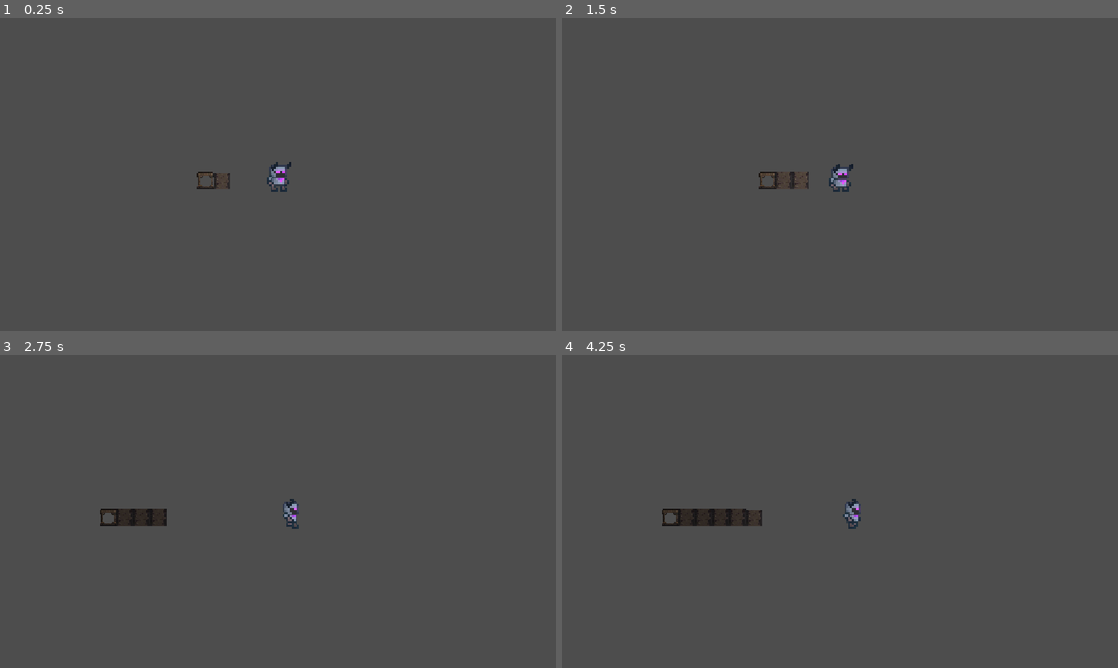
Above: before the commit, frames 1-4 (two rows, left to right).
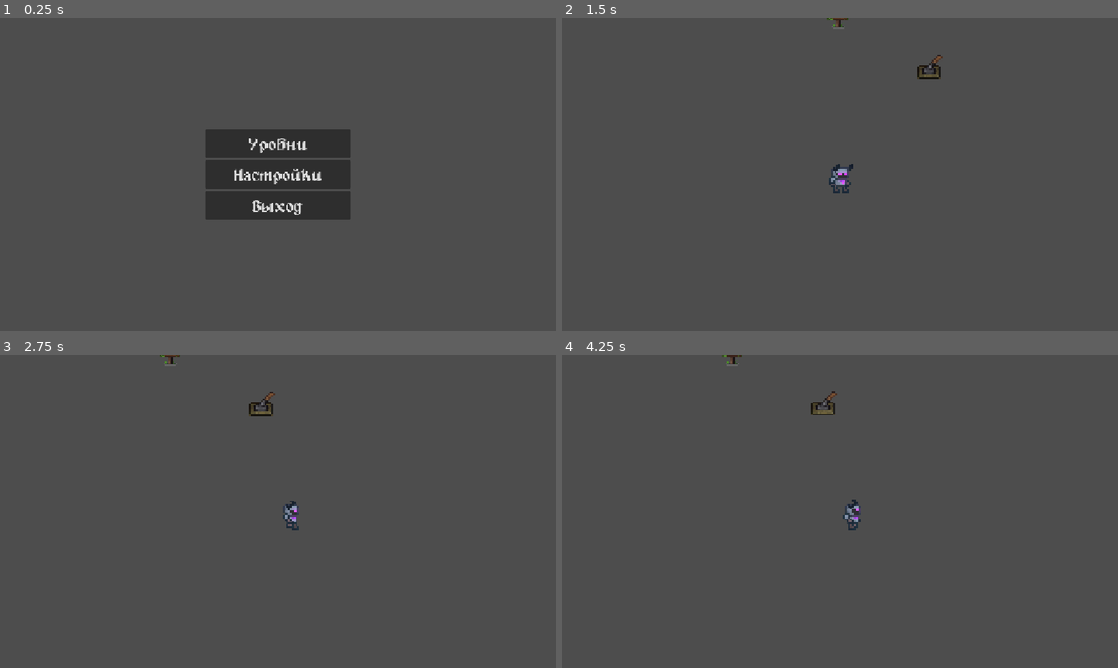
Above: after the commit, the same moments.

Repository: Fer1zon/Labirint-with-Dima
Game: Godot game, scene res://scenes/main_menu.tscn
Two runs of this game, one before a commit and one after it. Both use one fixed random seed, a clock stepped at 60 frames per second and the inputs below. Before the commit the project starts from res://scenes/levels/location_2/base_level_scene_location_2.tscn. Sound files missing from this copy of the repository are replaced by a short silence.
Inputs (mouse positions are in pixels of both pictures, inside the frame that each line leads up to):
- Up to frame 1 (0.25 s): no input
- Up to frame 2 (1.5 s): click (840, 143) at 0.5 s, where only the run after the commit has a clickable "Уровни"; click (756, 196) at 1.25 s, where only the run after the commit has a clickable "0"
- Up to frame 3 (2.75 s): hold D (walkRight) from 2.03 s (still down); hold E (interaction) from 2.03 s (still down)
- Up to frame 4 (4.25 s): release D (walkRight) at 2.78 s; release E (interaction) at 2.78 s; hold A (walkLeft) 2.78-3.53 s; tap S (walkBottom) at 2.85 s; hold D (walkRight) from 3.53 s (still down); tap W (walkTop) at 3.6 s

The runs differ from the first frame. In frame 1, 6.9% of the frame differs, in the area x 35-63%, y 35-65%; in frame 2, 0.5%; in frame 3, 1.0%; in frame 4, 1.3%.

Commit message:
fix 1-2 level

Diff:
--- a/project.godot
+++ b/project.godot
@@ -12,7 +12,7 @@
 
 config/name="Лабиринт с димой"
 config/version="1.0"
-run/main_scene="uid://nap7jq2jwmvo"
+run/main_scene="uid://dnikf5kd6hyu"
 config/features=PackedStringArray("4.5", "GL Compatibility")
 boot_splash/show_image=false
 config/icon="uid://hw0qosbh4d7a"
--- a/scenes/candle.tscn
+++ b/scenes/candle.tscn
@@ -26,8 +26,8 @@
 linear_accel_max = 5.0
 radial_accel_min = -18.0
 radial_accel_max = 22.0
-scale_min = 0.5
-scale_max = 2.8
+scale_min = 0.19999999
+scale_max = 1.5
 color = Color(0.779291, 0.779291, 0.779291, 1)
 color_ramp = SubResource("GradientTexture1D_j6qyb")
 turbulence_enabled = true
@@ -39,7 +39,7 @@
 
 [node name="Sprite2D" type="Sprite2D" parent="."]
 light_mask = 2
-scale = Vector2(1.5, 1.5)
+scale = Vector2(0.5, 0.5)
 texture = ExtResource("1_ybelu")
 hframes = 8
 vframes = 8
@@ -47,7 +47,7 @@
 
 [node name="PointLight2D" type="PointLight2D" parent="."]
 light_mask = 2
-position = Vector2(1, -3)
+position = Vector2(0, -1)
 scale = Vector2(0.5, 0.5)
 color = Color(1, 0.802, 0.46, 1)
 energy = 0.8
@@ -55,11 +55,12 @@
 shadow_enabled = true
 shadow_item_cull_mask = 3
 texture = ExtResource("2_j6qyb")
+texture_scale = 0.52
 
 [node name="GPUParticles2D" type="GPUParticles2D" parent="."]
 light_mask = 2
 material = SubResource("CanvasItemMaterial_ybelu")
-position = Vector2(0, 1)
+position = Vector2(-0.565, 2.605)
 amount = 16
 lifetime = 0.75
 speed_scale = 0.7
--- a/scenes/dart_thrower/dart.tscn
+++ b/scenes/dart_thrower/dart.tscn
@@ -4,7 +4,7 @@
 [ext_resource type="Texture2D" uid="uid://cmhkde8c3du53" path="res://assets/tilemaps/location_1/Портал, шипы и тд.png" id="2_vynj6"]
 
 [sub_resource type="RectangleShape2D" id="RectangleShape2D_er84i"]
-size = Vector2(18, 4.445)
+size = Vector2(8, 2)
 
 [sub_resource type="Animation" id="Animation_vynj6"]
 length = 0.001
@@ -84,7 +84,7 @@
 "times": PackedFloat32Array(1.49012e-08, 0.133333, 0.3),
 "transitions": PackedFloat32Array(1, 1, 1),
 "update": 0,
-"values": [Vector2(0, 0), Vector2(-14, -6), Vector2(-29, -5)]
+"values": [Vector2(0, 0), Vector2(-7, -6), Vector2(-18, -5)]
 }
 tracks/2/type = "value"
 tracks/2/imported = false
@@ -145,7 +145,6 @@
 
 [node name="Sprite2D" type="Sprite2D" parent="."]
 light_mask = 2
-scale = Vector2(2.25, 2.25)
 texture = ExtResource("2_vynj6")
 flip_v = true
 hframes = 8
--- a/scenes/dart_thrower/dart_thrower.tscn
+++ b/scenes/dart_thrower/dart_thrower.tscn
@@ -8,11 +8,10 @@
 script = ExtResource("1_4o0mu")
 
 [node name="Sprite2D" type="Sprite2D" parent="."]
-scale = Vector2(2.25, 2.25)
 texture = ExtResource("1_gnrpv")
 hframes = 8
 vframes = 8
 frame = 13
 
 [node name="direction_point" type="Node2D" parent="."]
-position = Vector2(-12, 0)
+position = Vector2(-6, 0)
--- a/scenes/exit_portal.tscn
+++ b/scenes/exit_portal.tscn
@@ -6,7 +6,7 @@
 [ext_resource type="AudioStream" uid="uid://d3d6dkto0e7gh" path="res://sounds/location_1/ambient/Ambience_Armory.wav" id="4_asl8k"]
 
 [sub_resource type="RectangleShape2D" id="RectangleShape2D_uyw7u"]
-size = Vector2(40, 40)
+size = Vector2(18, 18)
 
 [sub_resource type="Animation" id="Animation_ebcv0"]
 length = 0.001
@@ -248,7 +248,7 @@
 [sub_resource type="ParticleProcessMaterial" id="ParticleProcessMaterial_qu86f"]
 emission_shape_scale = Vector3(6, 6, 1)
 emission_shape = 3
-emission_box_extents = Vector3(-20, 20, 20)
+emission_box_extents = Vector3(-7, 7, 20)
 gravity = Vector3(0, -10, 0)
 radial_accel_min = -2.23517e-06
 radial_accel_max = 10.0
@@ -277,7 +277,6 @@
 
 [node name="Sprite2D" type="Sprite2D" parent="."]
 light_mask = 2
-scale = Vector2(2.5, 2.5)
 texture = ExtResource("2_uyw7u")
 hframes = 8
 vframes = 8
@@ -311,6 +310,7 @@
 scale = Vector2(0.125662, 0.125662)
 emitting = false
 lifetime = 2.0
+visibility_rect = Rect2(-75, -75, 150, 150)
 process_material = SubResource("ParticleProcessMaterial_qu86f")
 
 [node name="AudioStreamPlayer2D" type="AudioStreamPlayer2D" parent="."]
--- a/scenes/levels/location_1/base_level_scene.tscn
+++ b/scenes/levels/location_1/base_level_scene.tscn
@@ -8,11 +8,11 @@
 metadata/level_number = -1
 
 [node name="Dark" type="CanvasModulate" parent="."]
+visible = false
 z_as_relative = false
 color = Color(0, 0, 0, 1)
 
 [node name="walls_and_roads" type="TileMapLayer" parent="."]
-scale = Vector2(2.5, 2.5)
 tile_map_data = PackedByteArray("AAAAAAAAAQAEAAEAEgAAABAAAQAEAAEAEgAcABAAAQAEAAEAEgAcAAAAAQAEAAEAEgABAAAAAQAEAAEAEgACAA …(91792 unchanged characters)…
 tile_set = ExtResource("1_b1oem")
 
--- a/scenes/levels/location_1/level_1.tscn
+++ b/scenes/levels/location_1/level_1.tscn
@@ -20,62 +20,62 @@
 tile_map_data = PackedByteArray("AAAAAAAAAQADAAAAAAAAABAAAQADAAIAAAAcABAAAQAFAAIAAAAcAAAAAQAFAAAAAAABAAAAAQAEAAAAAAACAA …(23984 unchanged characters)…
 
 [node name="Player" parent="." index="3" instance=ExtResource("3_dga24")]
-position = Vector2(184, 499)
+position = Vector2(86, 214)
 
 [node name="exit_portal" parent="." index="4" instance=ExtResource("7_dnkej")]
-position = Vector2(100, 182)
+position = Vector2(53, 75)
 
 [node name="portal_toggle" parent="." index="5" node_paths=PackedStringArray("switch_object") instance=ExtResource("3_oc4kc")]
-position = Vector2(1099, 379)
+position = Vector2(438.00003, 153)
 switch_object = [NodePath("../exit_portal")]
 
 [node name="throns2" parent="throns" index="0" instance=ExtResource("6_iav0o")]
-position = Vector2(300, 541)
+position = Vector2(121, 216)
 
 [node name="throns3" parent="throns" index="1" instance=ExtResource("6_iav0o")]
-position = Vector2(221, 304)
+position = Vector2(88, 119)
 
 [node name="throns4" parent="throns" index="2" instance=ExtResource("6_iav0o")]
-position = Vector2(221, 380)
+position = Vector2(88, 151)
 enabled = false
 
 [node name="toggle" parent="toggles" index="0" node_paths=PackedStringArray("switch_object") instance=ExtResource("2_sk5k4")]
-position = Vector2(258, 502)
+position = Vector2(103.00001, 215.00002)
 switch_object = [NodePath("../../throns/throns2")]
 
 [node name="toggle2" parent="toggles" index="1" node_paths=PackedStringArray("switch_object") instance=ExtResource("2_sk5k4")]
-position = Vector2(379, 539)
+position = Vector2(182, 214)
 switch_object = [NodePath("../../throns/throns2"), NodePath("../../dart_throws/dart_thrower")]
 
 [node name="toggle3" parent="toggles" index="2" node_paths=PackedStringArray("switch_object") instance=ExtResource("2_sk5k4")]
-position = Vector2(184, 418)
+position = Vector2(103, 165)
 switch_object = [NodePath("../../throns/throns3"), NodePath("../../throns/throns4")]
 
 [node name="toggle4" parent="toggles" index="3" node_paths=PackedStringArray("switch_object") instance=ExtResource("2_sk5k4")]
-position = Vector2(258, 418)
+position = Vector2(73, 166)
 switch_object = [NodePath("../../throns/throns4")]
 
 [node name="candle" parent="candles" index="0" instance=ExtResource("6_oc4kc")]
-position = Vector2(536, 616)
+position = Vector2(345, 242)
 
 [node name="candle2" parent="candles" index="1" instance=ExtResource("6_oc4kc")]
-position = Vector2(820, 301)
+position = Vector2(328, 117)
 
 [node name="candle3" parent="candles" index="2" instance=ExtResource("6_oc4kc")]
-position = Vector2(460, 330)
+position = Vector2(184, 134)
 
 [node name="dart_thrower" parent="dart_throws" index="0" instance=ExtResource("2_dga24")]
-position = Vector2(802, 541)
+position = Vector2(319, 216)
 dart_speed = 450.0
 
 [node name="tablet" parent="tablets" index="0" instance=ExtResource("6_sk5k4")]
-position = Vector2(177, 581)
+position = Vector2(72, 200)
 internal_text = "Привет дружище. Тебе предстоит выбраться отсюда в одиночку. Где то в лабиринте находиться портал за которым тебя жду я. Поторопись, и будь осторожен."
 
 [node name="tablet2" parent="tablets" index="1" instance=ExtResource("6_sk5k4")]
-position = Vector2(60, 182)
+position = Vector2(27, 75)
 internal_text = "Найди способ активировать этот портал"
 
 [node name="tablet3" parent="tablets" index="2" instance=ExtResource("6_sk5k4")]
-position = Vector2(259, 542)
+position = Vector2(72, 231)
 internal_text = "Рычаги управляют объектами к которым он подсоединен. Я тебя предупредил)"
--- a/scenes/levels/location_1/level_2.tscn
+++ b/scenes/levels/location_1/level_2.tscn
@@ -15,42 +15,44 @@
 [node name="base_level_scene" instance=ExtResource("1_qpwj6")]
 metadata/level_number = 2
 
+[node name="Dark" parent="." index="0"]
+visible = true
+
 [node name="walls_and_roads" parent="." index="1"]
 tile_map_data = PackedByteArray("AAAAAAAAAQAEAAEAEgAAABAAAQAEAAEAEgAcABAAAQAEAAEAEgAcAAAAAQAEAAEAEgABAAAAAQAEAAIAAAACAA …(30448 unchanged characters)…
 
 [node name="throns3" parent="throns" index="0" instance=ExtResource("2_ibugp")]
-position = Vector2(180, 142)
+position = Vector2(71, 57)
 enabled = false
 
 [node name="throns2" parent="throns" index="1" instance=ExtResource("2_ibugp")]
 position = Vector2(419, 221)
 
 [node name="throns4" parent="throns" index="2" instance=ExtResource("2_ibugp")]
-position = Vector2(141, 259)
+position = Vector2(56, 103)
 
 [node name="throns" parent="throns" index="3" instance=ExtResource("2_ibugp")]
-position = Vector2(102, 222)
+position = Vector2(169, 88)
 
 [node name="throns5" parent="throns" index="4" instance=ExtResource("2_ibugp")]
-position = Vector2(60, 146)
+position = Vector2(24, 39)
 
 [node name="throns6" parent="throns" index="5" instance=ExtResource("2_ibugp")]
-position = Vector2(139, 341)
+position = Vector2(56, 137)
 
 [node name="throns7" parent="throns" index="6" instance=ExtResource("2_ibugp")]
-position = Vector2(580, 542)
+position = Vector2(216, 216)
 enabled = false
 
 [node name="throns8" parent="throns" index="7" instance=ExtResource("2_ibugp")]
-position = Vector2(61, 60)
+position = Vector2(24, 71)
 
 [node name="toggle" parent="toggles" index="0" node_paths=PackedStringArray("switch_object") instance=ExtResource("3_8qukl")]
 position = Vector2(458, 218)
 switch_object = [NodePath("../../dart_throws/dart_thrower"), NodePath("../../throns/throns2")]
 
 [node name="pressure_plate" parent="toggles" index="1" node_paths=PackedStringArray("switch_objects", "delay_press") instance=ExtResource("4_3p04p")]
-position = Vector2(142, 141)
-scale = Vector2(1.249, 1.249)
+position = Vector2(56.000004, 56.000008)
 switch_objects = [NodePath("../../throns/throns3")]
 delay_press = NodePath("Timer")
 
@@ -59,31 +61,30 @@
 one_shot = true
 
 [node name="toggle2" parent="toggles" index="2" node_paths=PackedStringArray("switch_object") instance=ExtResource("3_8qukl")]
-position = Vector2(102, 57)
+position = Vector2(184, 101)
 switch_object = [NodePath("../../throns/throns")]
 
 [node name="toggle3" parent="toggles" index="3" node_paths=PackedStringArray("switch_object") instance=ExtResource("3_8qukl")]
-position = Vector2(61, 214)
+position = Vector2(41, 23)
 switch_object = [NodePath("../../throns/throns4"), NodePath("../../throns/throns8")]
 
 [node name="pressure_plate2" parent="toggles" index="4" node_paths=PackedStringArray("switch_objects") instance=ExtResource("4_3p04p")]
-position = Vector2(139, 295)
+position = Vector2(56, 120)
 switch_objects = [NodePath("../../throns/throns4"), NodePath("../../throns/throns6")]
 oneshot = true
 
 [node name="toggle4" parent="toggles" index="5" node_paths=PackedStringArray("switch_object") instance=ExtResource("3_8qukl")]
-position = Vector2(459, 340)
+position = Vector2(183, 135)
 switch_object = [NodePath("../../throns/throns7")]
 oneshot = true
 
 [node name="pressure_plate3" parent="toggles" index="6" node_paths=PackedStringArray("switch_objects") instance=ExtResource("4_3p04p")]
-position = Vector2(380, 299)
+position = Vector2(88, 135)
 switch_objects = [NodePath("../../traps_timers/signal_timer")]
 oneshot = true
 
 [node name="pressure_plate4" parent="toggles" index="7" node_paths=PackedStringArray("switch_objects") instance=ExtResource("4_3p04p")]
-position = Vector2(461, 540)
-scale = Vector2(1.272, 1.272)
+position = Vector2(183, 215.99998)
 switch_objects = [NodePath("../../dart_throws/dart_thrower4"), NodePath("../../throns/throns7")]
 
 [node name="candle" parent="candles" index="0" instance=ExtResource("5_qsp8v")]
@@ -93,56 +94,56 @@
 position = Vector2(618, 537)
 
 [node name="dart_thrower" parent="dart_throws" index="0" instance=ExtResource("6_nt80m")]
-position = Vector2(561, 221)
+position = Vector2(222, 86)
 dart_speed = 350.0
 
 [node name="dart_thrower2" parent="dart_throws" index="1" instance=ExtResource("6_nt80m")]
-position = Vector2(259, 282)
+position = Vector2(103, 113)
 rotation = -1.5708
 
 [node name="dart_thrower3" parent="dart_throws" index="2" instance=ExtResource("6_nt80m")]
-position = Vector2(339, 282)
+position = Vector2(135, 113)
 rotation = -1.5708
 
 [node name="dart_thrower4" parent="dart_throws" index="3" instance=ExtResource("6_nt80m")]
-position = Vector2(202, 541)
+position = Vector2(82, 215)
 rotation = -3.14159
-dart_speed = 180.0
+dart_speed = 80.0
 
 [node name="dart_thrower5" parent="dart_throws" index="4" instance=ExtResource("6_nt80m")]
-position = Vector2(340, 484)
+position = Vector2(136, 195)
 rotation = -1.5708
 
 [node name="dart_thrower6" parent="dart_throws" index="5" instance=ExtResource("6_nt80m")]
-position = Vector2(420, 484)
+position = Vector2(168, 194)
 rotation = -1.5708
 
 [node name="dart_thrower7" parent="dart_throws" index="6" instance=ExtResource("6_nt80m")]
-position = Vector2(500, 484)
+position = Vector2(200, 194)
 rotation = -1.5708
 
 [node name="dart_thrower8" parent="dart_throws" index="7" instance=ExtResource("6_nt80m")]
-position = Vector2(340, 598)
+position = Vector2(136, 237)
 rotation = 1.5708
 
 [node name="dart_thrower9" parent="dart_throws" index="8" instance=ExtResource("6_nt80m")]
-position = Vector2(420, 598)
+position = Vector2(168, 237)
 rotation = 1.5708
 
 [node name="dart_thrower10" parent="dart_throws" index="9" instance=ExtResource("6_nt80m")]
-position = Vector2(500, 598)
+position = Vector2(200, 237)
 rotation = 1.5708
 
 [node name="tablet" parent="tablets" index="0" instance=ExtResource("8_nt80m")]
-position = Vector2(381, 220)
+position = Vector2(198.00003, 53.000015)
 internal_text = "Этот уровень подземелья куда загадочнее чем прошлый. Просто так на следущий не поппасть. Попробуй поискать сокрытое"
 
 [node name="tablet2" parent="tablets" index="1" instance=ExtResource("8_nt80m")]
-position = Vector2(60, 103)
+position = Vector2(23.000004, 55)
 internal_text = "Возможно та пластина за шипами скрывает то что тебе нужно?"
 
 [node name="Player" parent="." index="8" instance=ExtResource("8_qsp8v")]
-position = Vector2(453, 381)
+position = Vector2(217, 39.999996)
 
 [node name="signal_timer" parent="traps_timers" index="0" node_paths=PackedStringArray("switch_object") instance=ExtResource("9_3p04p")]
 wait_time = 0.8
@@ -154,11 +155,11 @@
 switch_object = [NodePath("../../dart_throws/dart_thrower5"), NodePath("../../dart_throws/dart_thrower6"), NodePath("../../dart_throws/dart_thrower7"), NodePath("../../dart_throws/dart_thrower8"), NodePath("../../dart_throws/dart_thrower9"), NodePath("../../dart_throws/dart_thrower10")]
 
 [node name="exit_portal" parent="." index="10" instance=ExtResource("3_3p04p")]
-position = Vector2(620, 343)
+position = Vector2(247, 136)
 
 [node name="portal_toggle" parent="." index="11" node_paths=PackedStringArray("switch_object") instance=ExtResource("10_qsp8v")]
-position = Vector2(618, 417)
+position = Vector2(246, 168.00003)
 switch_object = [NodePath("../exit_portal")]
 
 [node name="exit_portal2" parent="." index="12" instance=ExtResource("3_3p04p")]
-position = Vector2(542, 61)
+position = Vector2(216, 23)
--- a/scenes/player.tscn
+++ b/scenes/player.tscn
@@ -5,8 +5,8 @@
 [ext_resource type="Texture2D" uid="uid://bme2o02lye8al" path="res://assets/lights/2d_lights.webp" id="3_qhqgy"]
 
 [sub_resource type="CapsuleShape2D" id="CapsuleShape2D_g2els"]
-radius = 12.0
-height = 26.0
+radius = 7.0
+height = 16.0
 
 [sub_resource type="AtlasTexture" id="AtlasTexture_qlg0r"]
 atlas = ExtResource("3_dqkch")
@@ -221,7 +221,7 @@
 }]
 
 [sub_resource type="RectangleShape2D" id="RectangleShape2D_g2els"]
-size = Vector2(18, 6)
+size = Vector2(10, 3)
 
 [sub_resource type="Animation" id="Animation_wuok7"]
 length = 0.001
@@ -262,6 +262,7 @@
 
 [node name="Player" type="CharacterBody2D"]
 z_index = 1
+scale = Vector2(0.8, 0.8)
 collision_mask = 70
 script = ExtResource("1_g2els")
 
@@ -275,13 +276,14 @@
 shadow_filter_smooth = 1.4
 shadow_item_cull_mask = 3
 texture = ExtResource("3_qhqgy")
+texture_scale = 0.5
 
 [node name="CollisionShape2D" type="CollisionShape2D" parent="."]
-position = Vector2(0, 4)
+position = Vector2(0, 3)
 shape = SubResource("CapsuleShape2D_g2els")
 
 [node name="Camera2D" type="Camera2D" parent="."]
-zoom = Vector2(2.2, 2.2)
+zoom = Vector2(4.725, 4.725)
 limit_left = -1112
 limit_top = -874
 limit_right = 2350
@@ -297,10 +299,9 @@
 
 [node name="AnimatedSprite2D" type="AnimatedSprite2D" parent="."]
 position = Vector2(0, 2.0000002)
-scale = Vector2(1.7500001, 1.7500001)
 sprite_frames = SubResource("SpriteFrames_qlg0r")
 animation = &"walk_top"
-frame_progress = 0.5167459
+frame_progress = 0.7432497
 
 [node name="legs" type="CharacterBody2D" parent="."]
 position = Vector2(1, 0)
@@ -308,7 +309,7 @@
 collision_mask = 40
 
 [node name="CollisionShape2D" type="CollisionShape2D" parent="legs"]
-position = Vector2(-1, 13)
+position = Vector2(-1, 8.5)
 shape = SubResource("RectangleShape2D_g2els")
 
 [node name="AnimationPlayer" type="AnimationPlayer" parent="."]
--- a/scenes/tablet.tscn
+++ b/scenes/tablet.tscn
@@ -9,6 +9,33 @@
 
 [sub_resource type="CanvasItemMaterial" id="CanvasItemMaterial_jwrmr"]
 light_mode = 1
+
+[sub_resource type="Animation" id="Animation_5ctd3"]
+length = 0.001
+tracks/0/type = "value"
+tracks/0/imported = false
+tracks/0/enabled = true
+tracks/0/path = NodePath("Label:position")
+tracks/0/interp = 1
+tracks/0/loop_wrap = true
+tracks/0/keys = {
+"times": PackedFloat32Array(0),
+"transitions": PackedFloat32Array(1),
+"update": 0,
+"values": [Vector2(0, 0)]
+}
+tracks/1/type = "value"
+tracks/1/imported = false
+tracks/1/enabled = true
+tracks/1/path = NodePath("Label:modulate")
+tracks/1/interp = 1
+tracks/1/loop_wrap = true
+tracks/1/keys = {
+"times": PackedFloat32Array(0),
+"transitions": PackedFloat32Array(1),
+"update": 0,
+"values": [Color(1, 1, 1, 0)]
+}
 
 [sub_resource type="Animation" id="Animation_asl8k"]
 resource_name = "hide"
@@ -66,33 +93,6 @@
 "values": [Vector2(0, -18), Vector2(0, -22)]
 }
 
-[sub_resource type="Animation" id="Animation_5ctd3"]
-length = 0.001
-tracks/0/type = "value"
-tracks/0/imported = false
-tracks/0/enabled = true
-tracks/0/path = NodePath("Label:position")
-tracks/0/interp = 1
-tracks/0/loop_wrap = true
-tracks/0/keys = {
-"times": PackedFloat32Array(0),
-"transitions": PackedFloat32Array(1),
-"update": 0,
-"values": [Vector2(0, 0)]
-}
-tracks/1/type = "value"
-tracks/1/imported = false
-tracks/1/enabled = true
-tracks/1/path = NodePath("Label:modulate")
-tracks/1/interp = 1
-tracks/1/loop_wrap = true
-tracks/1/keys = {
-"times": PackedFloat32Array(0),
-"transitions": PackedFloat32Array(1),
-"update": 0,
-"values": [Color(1, 1, 1, 0)]
-}
-
 [sub_resource type="AnimationLibrary" id="AnimationLibrary_ebcv0"]
 _data = {
 &"RESET": SubResource("Animation_5ctd3"),
@@ -101,10 +101,10 @@
 }
 
 [node name="tablet" type="Node2D"]
+scale = Vector2(0.65, 0.65)
 script = ExtResource("1_jwrmr")
 
 [node name="Sprite2D" type="Sprite2D" parent="."]
-scale = Vector2(1.625, 1.625)
 texture = ExtResource("2_suit2")
 hframes = 8
 vframes = 8
@@ -114,14 +114,12 @@
 collision_layer = 32
 
 [node name="CollisionShape2D" type="CollisionShape2D" parent="Area2D"]
-scale = Vector2(1.4, 1.4)
 shape = SubResource("RectangleShape2D_5ctd3")
 
 [node name="Label" type="Sprite2D" parent="."]
 modulate = Color(1, 1, 1, 0)
 z_as_relative = false
 material = SubResource("CanvasItemMaterial_jwrmr")
-scale = Vector2(1.125, 1.125)
 texture = ExtResource("3_suit2")
 hframes = 8
 vframes = 14
--- a/scenes/throns.tscn
+++ b/scenes/throns.tscn
@@ -4,14 +4,13 @@
 [ext_resource type="Texture2D" uid="uid://cmhkde8c3du53" path="res://assets/tilemaps/location_1/Портал, шипы и тд.png" id="2_j5ipq"]
 
 [sub_resource type="RectangleShape2D" id="RectangleShape2D_j5ipq"]
-size = Vector2(31, 31)
+size = Vector2(12, 13)
 
 [node name="throns" type="Node2D"]
 script = ExtResource("1_j5ipq")
 
 [node name="Sprite2D" type="Sprite2D" parent="."]
 light_mask = 2
-scale = Vector2(2.4, 2.4)
 texture = ExtResource("2_j5ipq")
 hframes = 8
 vframes = 8
@@ -22,7 +21,7 @@
 collision_mask = 16
 
 [node name="CollisionShape2D" type="CollisionShape2D" parent="Area2D"]
-position = Vector2(-0.5, -1.5)
+position = Vector2(0, -0.5)
 shape = SubResource("RectangleShape2D_j5ipq")
 
 [node name="AudioStreamPlayer2D" type="AudioStreamPlayer2D" parent="."]
--- a/scenes/toggles/level_1/portal_toggle.tscn
+++ b/scenes/toggles/level_1/portal_toggle.tscn
@@ -141,21 +141,21 @@
 }
 
 [sub_resource type="CircleShape2D" id="CircleShape2D_5ugup"]
-radius = 139.004
+radius = 102.53169
 
 [sub_resource type="RectangleShape2D" id="RectangleShape2D_fvhfm"]
-size = Vector2(29, 37)
+size = Vector2(18, 22)
 
 [sub_resource type="CanvasItemMaterial" id="CanvasItemMaterial_fvhfm"]
 light_mode = 1
 
 [node name="portal_toggle" type="Node2D"]
 light_mask = 2
+scale = Vector2(0.665, 0.665)
 script = ExtResource("1_fvhfm")
 
 [node name="Sprite2D" type="Sprite2D" parent="."]
 light_mask = 2
-scale = Vector2(1.875, 1.875)
 texture = ExtResource("1_5ugup")
 hframes = 8
 vframes = 5
@@ -187,7 +187,7 @@
 collision_layer = 32
 
 [node name="CollisionShape2D" type="CollisionShape2D" parent="switch_area"]
-position = Vector2(1.5, -0.5)
+position = Vector2(2, 0)
 shape = SubResource("RectangleShape2D_fvhfm")
 
 [node name="Label" type="Label" parent="."]
--- a/scenes/toggles/level_1/pressure_plate.tscn
+++ b/scenes/toggles/level_1/pressure_plate.tscn
@@ -15,7 +15,7 @@
 "times": PackedFloat32Array(0),
 "transitions": PackedFloat32Array(1),
 "update": 0,
-"values": [Vector2(1.5, 1.5)]
+"values": [Vector2(1, 1)]
 }
 
 [sub_resource type="Animation" id="Animation_cubov"]
@@ -31,7 +31,7 @@
 "times": PackedFloat32Array(0, 0.1),
 "transitions": PackedFloat32Array(1, 1),
 "update": 1,
-"values": [Vector2(1.5, 1.5), Vector2(1.375, 1.375)]
+"values": [Vector2(1, 1), Vector2(0.9, 0.9)]
 }
 
 [sub_resource type="AnimationLibrary" id="AnimationLibrary_08q1g"]
@@ -41,13 +41,13 @@
 }
 
 [sub_resource type="RectangleShape2D" id="RectangleShape2D_08q1g"]
-size = Vector2(21, 21)
+size = Vector2(16, 16)
 
 [node name="pressure_plate" type="Node2D"]
+scale = Vector2(0.8, 0.8)
 script = ExtResource("1_cubov")
 
 [node name="Sprite2D" type="Sprite2D" parent="."]
-scale = Vector2(1.5, 1.5)
 texture = ExtResource("1_t0dcl")
 hframes = 8
 vframes = 8
--- a/scenes/toggles/level_1/toggle.tscn
+++ b/scenes/toggles/level_1/toggle.tscn
@@ -4,7 +4,7 @@
 [ext_resource type="Texture2D" uid="uid://cmhkde8c3du53" path="res://assets/tilemaps/location_1/Портал, шипы и тд.png" id="2_160rp"]
 
 [sub_resource type="RectangleShape2D" id="RectangleShape2D_160rp"]
-size = Vector2(37, 33)
+size = Vector2(19, 17)
 
 [sub_resource type="Animation" id="Animation_160rp"]
 length = 0.001
@@ -55,10 +55,10 @@
 tracks/1/interp = 1
 tracks/1/loop_wrap = true
 tracks/1/keys = {
-"times": PackedFloat32Array(0, 0.4),
+"times": PackedFloat32Array(0, 0.39999998),
 "transitions": PackedFloat32Array(1, 1),
 "update": 0,
-"values": [Vector2(-19, -30), Vector2(-19, -23)]
+"values": [Vector2(-13.333332, -22.666666), Vector2(-13.333332, -11.999999)]
 }
 
 [sub_resource type="Animation" id="Animation_med4h"]
@@ -86,7 +86,7 @@
 "times": PackedFloat32Array(0, 0.4),
 "transitions": PackedFloat32Array(1, 1),
 "update": 0,
-"values": [Vector2(-19, -23), Vector2(-19, -30)]
+"values": [Vector2(-13.333332, -11.999999), Vector2(-13.333332, -22.666666)]
 }
 
 [sub_resource type="AnimationLibrary" id="AnimationLibrary_dr2ce"]
@@ -100,11 +100,11 @@
 light_mode = 1
 
 [node name="toggle" type="Node2D"]
+scale = Vector2(0.75, 0.75)
 script = ExtResource("1_160rp")
 
 [node name="Sprite2D" type="Sprite2D" parent="."]
 light_mask = 2
-scale = Vector2(2, 2)
 texture = ExtResource("2_160rp")
 hframes = 8
 vframes = 8
@@ -128,10 +128,10 @@
 material = SubResource("CanvasItemMaterial_160rp")
 offset_left = -19.0
 offset_top = -14.0
-offset_right = 37.0
-offset_bottom = 8.0
+offset_right = 23.0
+offset_bottom = 3.0
 scale = Vector2(0.7, 0.7)
-theme_override_font_sizes/font_size = 16
+theme_override_font_sizes/font_size = 12
 text = "press E"
 horizontal_alignment = 1
 vertical_alignment = 1
--- a/scripts/player.gd
+++ b/scripts/player.gd
@@ -1,7 +1,7 @@
 extends CharacterBody2D
 
 
-const SPEED = 150.0
+const SPEED = 75.0
 @onready var is_action : bool = false
 @onready var is_death : bool = false
 @onready var animation_player : AnimationPlayer = $AnimationPlayer
